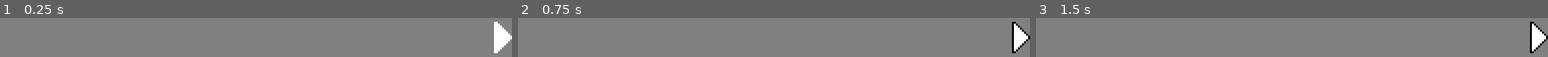
Above: before the commit, frames 1-3 (left to right).
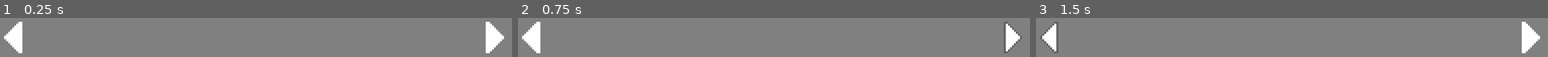
Above: after the commit, the same moments.

Repository: gabeschrock/frictionless
Game: Godot game, scene res://menus/how_to_play.tscn
The game is run twice, just before and just after one commit, with the same random seed, the same clock (stepped at 60 frames per second) and the same inputs. This scene is started directly instead of the project's main scene.
Inputs (mouse positions are in pixels of both pictures, inside the frame that each line leads up to; where the layout moved, square brackets give the same spot in the first picture):
- Up to frame 1 (0.25 s): no input
- Up to frame 2 (0.75 s): click (1014, 37) [1019, 37] at 0.5 s
- Up to frame 3 (1.5 s): click (1051, 37) at 1.27 s

The runs differ from the first frame. In frame 1, 4.3% of the frame differs, in the area x 0-100%, y 9-91%; in frame 2, 4.5%; in frame 3, 4.2%.

Commit message:
finished arrow buttons in How to Play menu

Diff:
--- a/menus/how_to_play.gd
+++ b/menus/how_to_play.gd
@@ -1,10 +1,28 @@
 extends CanvasLayer
 
-var normal = preload("res://assets/arrow-button/normal.png")
+@onready var main_node = get_parent()
 
 func _ready():
+	# var image = Image.load_from_file("res://assets/arrow-button/normal.png")
+
 	var click_mask = BitMap.new()
+	#click_mask.create_from_image_alpha(image)
 	click_mask.create(Vector2(9, 16))
 	click_mask.set_bit_rect(Rect2i(0, 0, 9, 16), true)
 
-	$RightButton.texture_click_mask = click_mask
+	$RightButton.set_click_mask(click_mask)
+
+func _input(event: InputEvent):
+	if not event is InputEventKey:
+		return
+	if event.is_action_pressed("exit"):
+		var instance = main_node.main_menu.instantiate()
+
+		main_node.add_child(instance)
+		self.queue_free()
+
+func _on_left_button_pressed():
+	print("left button pressed")
+
+func _on_right_button_pressed():
+	print("right button pressed")
--- a/menus/how_to_play.tscn
+++ b/menus/how_to_play.tscn
@@ -1,13 +1,33 @@
-[gd_scene load_steps=6 format=3 uid="uid://bhq4ebcn32ta4"]
+[gd_scene load_steps=7 format=3 uid="uid://bhq4ebcn32ta4"]
 
 [ext_resource type="Texture2D" uid="uid://qic2d1nhtcrm" path="res://assets/arrow-button/normal.png" id="1_lqt5p"]
 [ext_resource type="Script" path="res://menus/how_to_play.gd" id="1_m5p0u"]
 [ext_resource type="Texture2D" uid="uid://cd5ieq57u4aeq" path="res://assets/arrow-button/pressed.png" id="2_hr6wo"]
 [ext_resource type="Texture2D" uid="uid://cxqjx83baf1ql" path="res://assets/arrow-button/hover.png" id="3_kbqgq"]
 [ext_resource type="Texture2D" uid="uid://dsxbnydjk4bh1" path="res://assets/arrow-button/disabled.png" id="4_dbvgg"]
+[ext_resource type="Texture2D" uid="uid://qylk3hsdto72" path="res://assets/arrow-button/focused.png" id="6_r1l6u"]
 
 [node name="HowToPlay" type="CanvasLayer"]
 script = ExtResource("1_m5p0u")
+
+[node name="LeftButton" type="TextureButton" parent="."]
+texture_filter = 1
+anchors_preset = 4
+anchor_top = 0.5
+anchor_bottom = 0.5
+offset_left = 65.0
+offset_top = -40.0
+offset_right = 110.0
+offset_bottom = 40.0
+grow_vertical = 2
+scale = Vector2(-1, 1)
+size_flags_horizontal = 8
+texture_normal = ExtResource("1_lqt5p")
+texture_pressed = ExtResource("2_hr6wo")
+texture_hover = ExtResource("3_kbqgq")
+texture_disabled = ExtResource("4_dbvgg")
+texture_focused = ExtResource("6_r1l6u")
+stretch_mode = 0
 
 [node name="RightButton" type="TextureButton" parent="."]
 texture_filter = 1
@@ -16,8 +36,9 @@
 anchor_top = 0.5
 anchor_right = 1.0
 anchor_bottom = 0.5
-offset_left = -45.0
+offset_left = -65.0
 offset_top = -40.0
+offset_right = -20.0
 offset_bottom = 40.0
 grow_horizontal = 0
 grow_vertical = 2
@@ -26,5 +47,8 @@
 texture_pressed = ExtResource("2_hr6wo")
 texture_hover = ExtResource("3_kbqgq")
 texture_disabled = ExtResource("4_dbvgg")
-texture_focused = ExtResource("3_kbqgq")
+texture_focused = ExtResource("6_r1l6u")
 stretch_mode = 0
+
+[connection signal="pressed" from="LeftButton" to="." method="_on_left_button_pressed"]
+[connection signal="pressed" from="RightButton" to="." method="_on_right_button_pressed"]
Binary file changed: assets/arrow-button/disabled.png
Binary file added: assets/arrow-button/focused.png
Not shown, added: assets/arrow-button/focused.png.import
